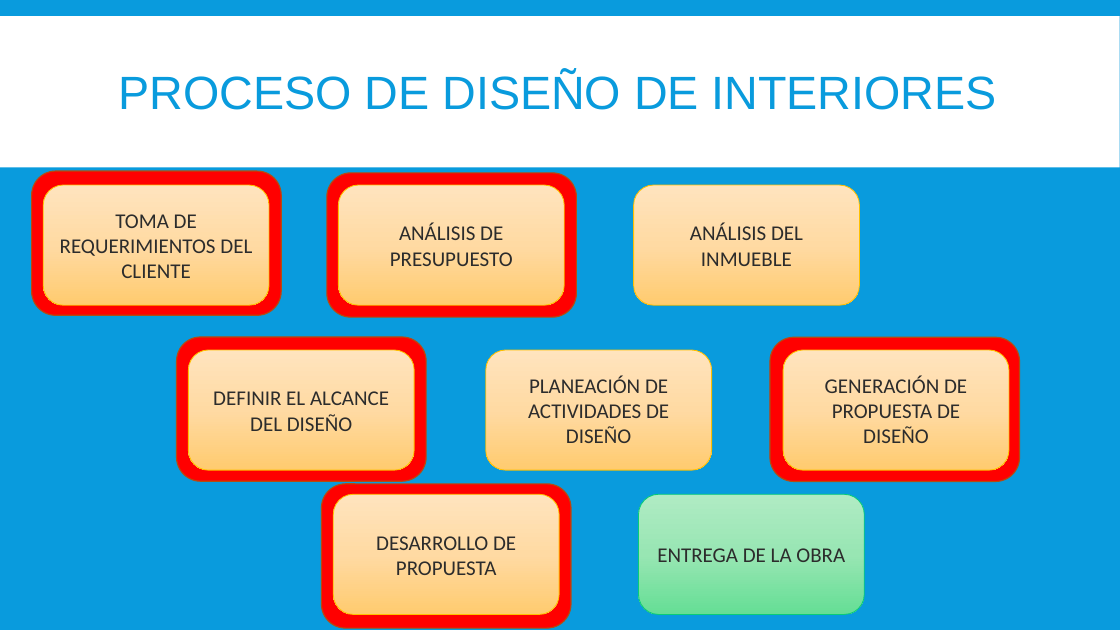
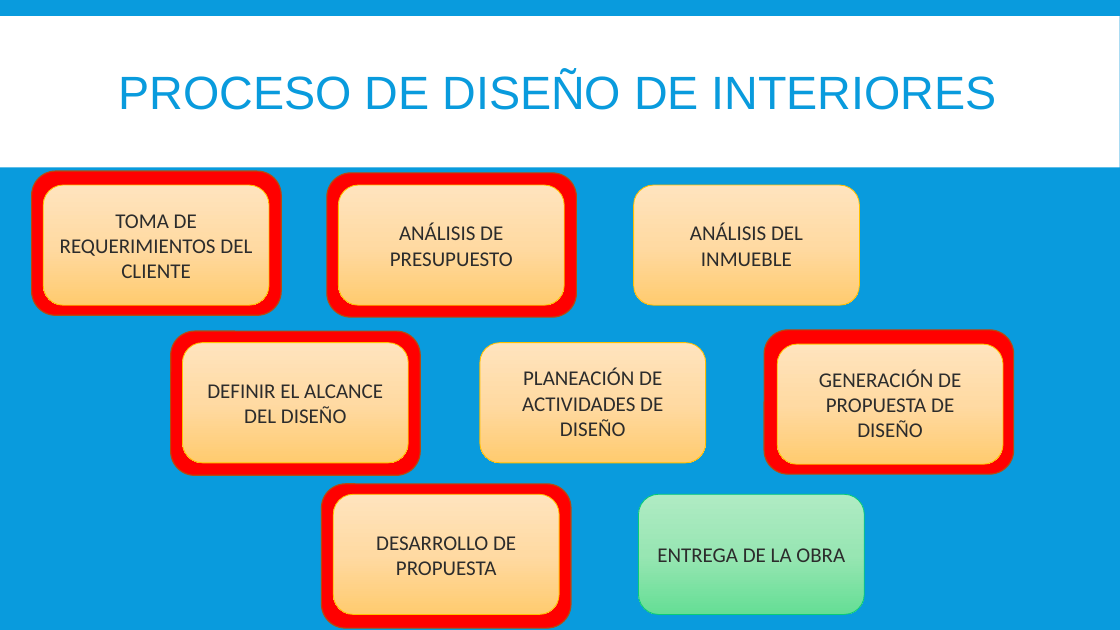
Before and after one commit to Steven0110/TT2018-A002, a slide deck: slide 19 of PRESENTACIONTTII.pptx (slide 18 before the commit). Drawn at 1120x630 pixels with LibreOffice and Linux fonts; fonts in the diff are those of the drawing. Boxes give left, top, right and bottom in pixels: in the first picture for what was removed or moved away, otherwise in the second. Text is boxed around its words. In the diff, an @@ line names an element or a change of style, - is before the commit and + after.

```diff
--- a/PRESENTACIONTTII.pptx
+++ b/PRESENTACIONTTII.pptx
@@ 5 rounded rectangles moved together from (x1=176, y1=337, x2=1020, y2=481) to (x1=171, y1=330, x2=1014, y2=476) @@
```
Also in this commit, not shown: 7 other slides changed, 1 slide added, 4 other files.
